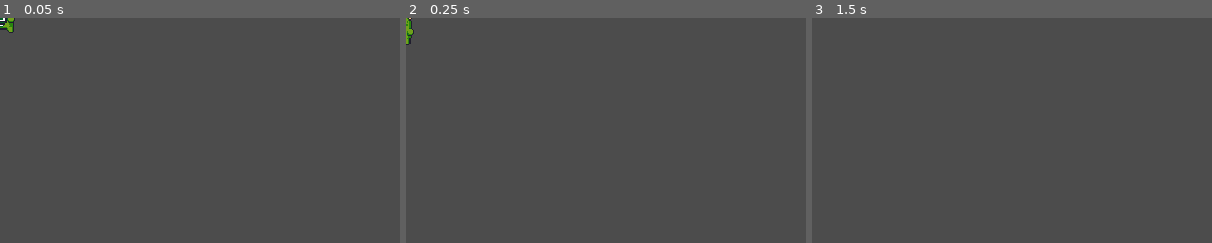
Above: before the commit, frames 1-3 (left to right).
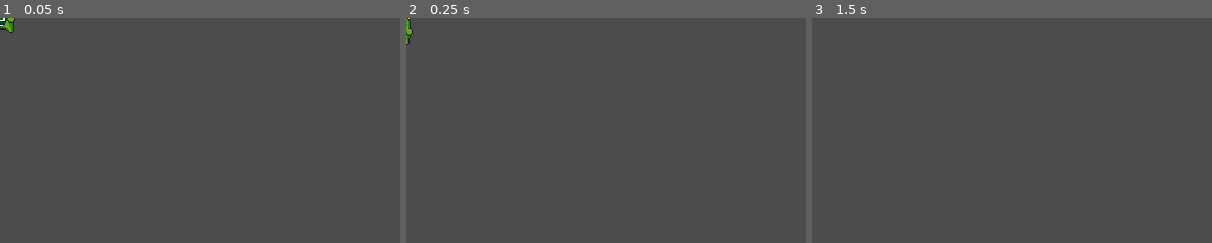
Above: after the commit, the same moments.

Repository: Arnpo18/joc-godot
Game: Godot game, scene res://joc plataformes/Escenes/AngryPig.tscn
Two runs of this game, one before a commit and one after it. Both use one fixed random seed, a clock stepped at 60 frames per second and the inputs below. The project has no main scene, so this scene is started directly.
Inputs:
- Up to frame 1 (0.05 s): no input
- Up to frame 2 (0.25 s): no input
- Up to frame 3 (1.5 s): tap Enter at 0.5 s; hold Up (amunt2_pong) 0.53-1.28 s; tap I (salta_lluita2) at 0.77 s; tap Space at 1.25 s; tap W (amunt_pong) at 1.35 s
The pictures show only the part of the screen within x 0-50%, y 0-50%; the shares and areas given below are measured in that part.

The runs differ from the first frame. In frame 1, less than 0.1% of the frame differs, in the area x 1-3%, y 0-7%; in frame 2, 0.1%, in the area x 0-2%, y 0-12%; in frame 3, nothing differs.

Commit message:
Casi Mort
Casi feta la mort

Diff:
--- a/JOC/Protagonista.gd
+++ b/JOC/Protagonista.gd
@@ -54,7 +54,7 @@
 
 
 func mal():
-	pass
+	queue_free()
 
 func zona():
 	if position.x > 0 and position.x < 1920:
@@ -65,3 +65,10 @@
 		$"/root/Global_Plataformes".mapa = 3
 	if position.x > 5760 and position.x < 7680:
 		$"/root/Global_Plataformes".mapa = 4
+
+
+func _on_Mort_body_entered(body):
+	print('ha entrat')
+	print(body.collision_layer)
+	if body.collision_layer == 2:
+		mal()
--- a/JOC/joc plataformes/Escenes/AngryPig.tscn
+++ b/JOC/joc plataformes/Escenes/AngryPig.tscn
@@ -252,6 +252,7 @@
 wait_time = 3.0
 
 [node name="Normal" type="Timer" parent="."]
+wait_time = 0.5
 one_shot = true
 [connection signal="body_entered" from="Vision" to="." method="_on_Vision_body_entered"]
 [connection signal="body_exited" from="Vision" to="." method="_on_Vision_body_exited"]
--- a/JOC/joc plataformes/Escenes/Protagonista.tscn
+++ b/JOC/joc plataformes/Escenes/Protagonista.tscn
@@ -257,11 +257,6 @@
 "name": "Disappearing",
 "speed": 20.0
 }, {
-"frames": [ ExtResource( 4 ) ],
-"loop": true,
-"name": "Fall",
-"speed": 20.0
-}, {
 "frames": [ SubResource( 38 ), SubResource( 39 ), SubResource( 40 ), SubResource( 41 ), SubResource( 42 ), SubResource( 43 ), SubResource( 44 ) ],
 "loop": false,
 "name": "Appearing",
@@ -277,6 +272,11 @@
 "name": "Wall Jump",
 "speed": 20.0
 }, {
+"frames": [ ExtResource( 4 ) ],
+"loop": true,
+"name": "Fall",
+"speed": 20.0
+}, {
 "frames": [ ExtResource( 2 ) ],
 "loop": true,
 "name": "Jump",
@@ -285,6 +285,9 @@
 
 [sub_resource type="RectangleShape2D" id=58]
 extents = Vector2( 9.09973, 10.6191 )
+
+[sub_resource type="RectangleShape2D" id=59]
+extents = Vector2( 7.99303, 9.42072 )
 
 [node name="Protagonista" type="KinematicBody2D"]
 scale = Vector2( 3, 3 )
@@ -301,4 +304,11 @@
 [node name="AnimacioInicial" type="Timer" parent="."]
 wait_time = 0.5
 one_shot = true
+
+[node name="Mort" type="Area2D" parent="."]
+
+[node name="CollisionShape2D" type="CollisionShape2D" parent="Mort"]
+position = Vector2( 0, 4 )
+shape = SubResource( 59 )
 [connection signal="timeout" from="AnimacioInicial" to="." method="_on_AnimacioInicial_timeout"]
+[connection signal="body_entered" from="Mort" to="." method="_on_Mort_body_entered"]
--- a/JOC/joc plataformes/Escenes/joc_plataformes.tscn
+++ b/JOC/joc plataformes/Escenes/joc_plataformes.tscn
@@ -8,9 +8,12 @@
 [node name="joc_plataformes" type="Node2D"]
 
 [node name="Mapa" parent="." instance=ExtResource( 2 )]
+collision_layer = 4
+collision_mask = 0
 
 [node name="Protagonista" parent="." instance=ExtResource( 3 )]
 position = Vector2( 162.035, 900.626 )
+collision_mask = 4
 
 [node name="Enemics" type="Node2D" parent="."]
 script = ExtResource( 4 )
--- a/JOC/joc plataformes/Scripts/AngryPig.gd
+++ b/JOC/joc plataformes/Scripts/AngryPig.gd
@@ -8,7 +8,7 @@
 var mov_esq = true
 var quiet_1 = false
 var quiet_2 = false
-var moviment = 100
+var moviment = 110
 var cam_enfadat = false
 
 func _ready():
--- a/JOC/joc plataformes/Scripts/Bat.gd
+++ b/JOC/joc plataformes/Scripts/Bat.gd
@@ -1,7 +1,7 @@
 extends KinematicBody2D
 
 var velocitat : Vector2
-var velocitat_max = 130
+var velocitat_max = 170
 var moviment = 20
 var target : KinematicBody2D
 var target_no : KinematicBody2D
--- a/JOC/joc plataformes/Scripts/Enemics.gd
+++ b/JOC/joc plataformes/Scripts/Enemics.gd
@@ -12,16 +12,29 @@
 			child.queue_free()
 		add_child(Bat.instance())
 		$Bat.position = Vector2(1000, 191)
+		$Bat.collision_layer = 2
+		$Bat.collision_mask = 4
+
 		$"/root/Global_Plataformes".Enemics_Zona1 = false
+
+
 	if $"/root/Global_Plataformes".Enemics_Zona2 == true:
 		for child in get_children():
 			child.queue_free()
 		add_child(AngryPig.instance())
 		$AngryPig.position = Vector2(3232, 919)
+		$AngryPig.collision_layer = 2
+		$AngryPig.collision_mask = 4
+
 		$"/root/Global_Plataformes".Enemics_Zona2 = false
+
+
 	if $"/root/Global_Plataformes".Enemics_Zona3 == true:
 		for child in get_children():
 			child.queue_free()
 		add_child(Bat.instance())
 		$Bat.position = Vector2(1000 + 1920*2, 191)
+		$Bat.collision_layer = 2
+		$Bat.collision_mask = 4
+
 		$"/root/Global_Plataformes".Enemics_Zona3 = false
Not shown: 1 places in JOC/joc plataformes/Escenes/Protagonista.tscn that only renumber resources
